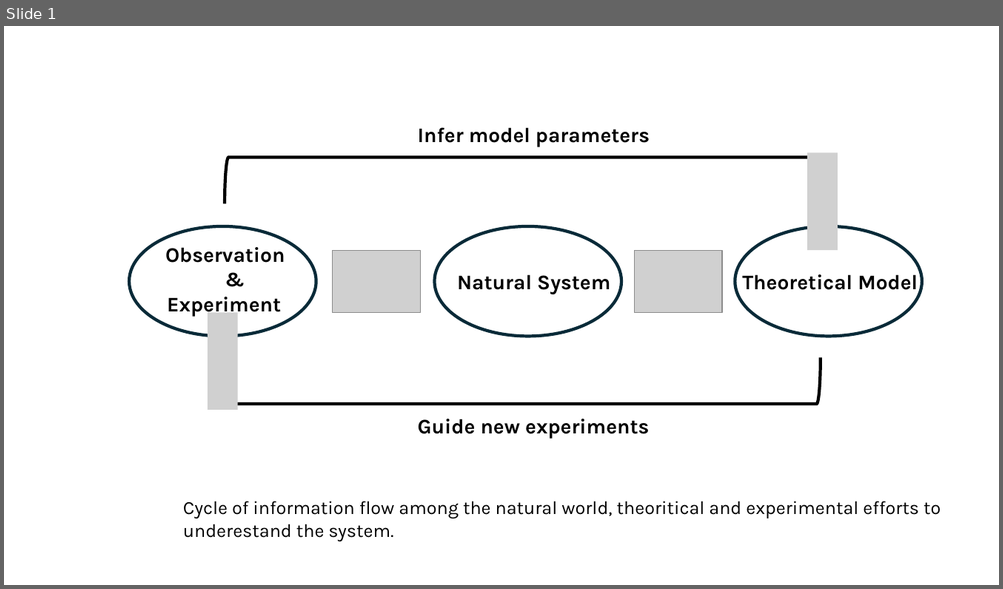
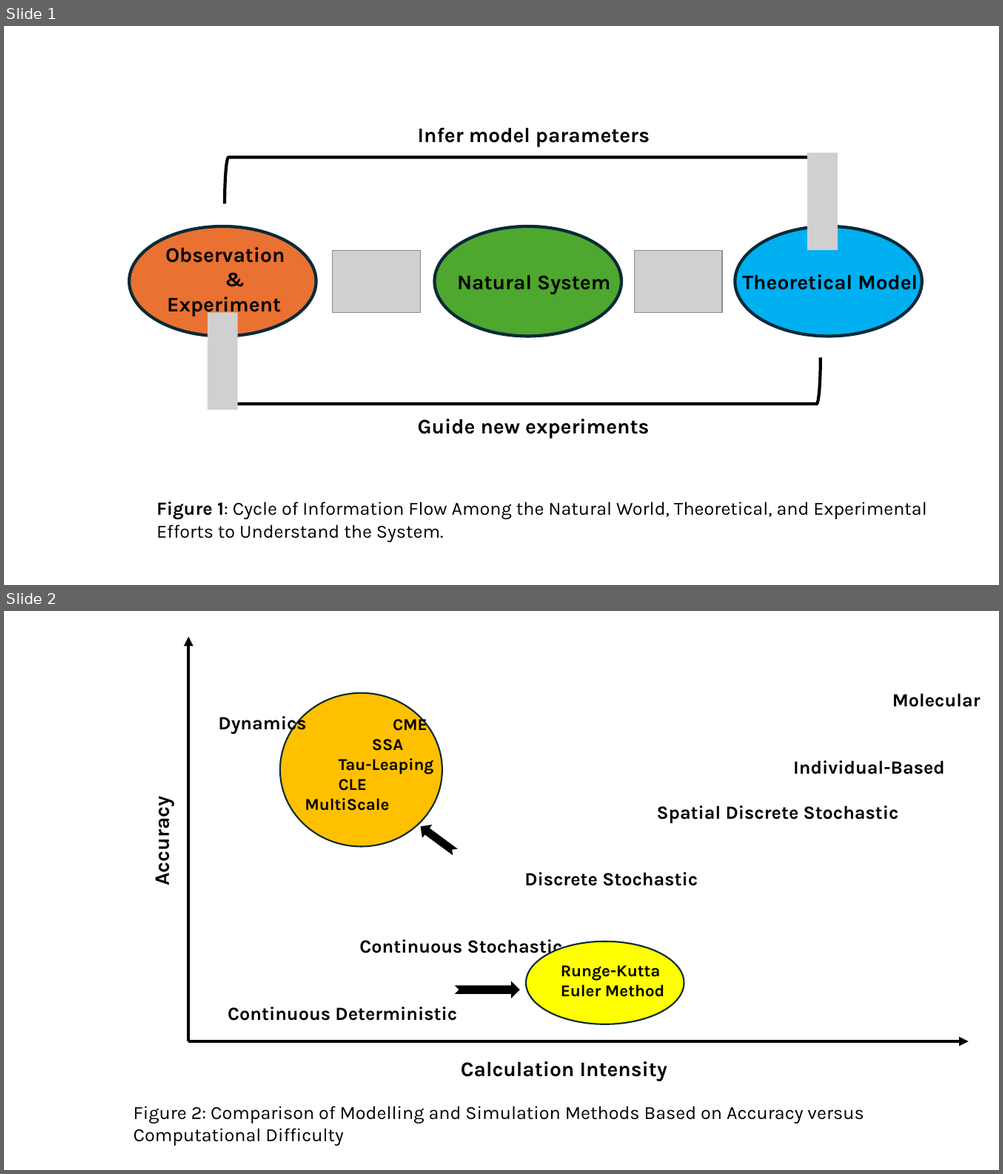
Before and after one commit to LoqmanSamani/biostoch, a slide deck: medium_article.pptx. Shown one above the other, each under a label of ours: slide 1 before the commit, slides 1 and 2 after it. The pictures are 1003x589 and 1003x1174 pixels, drawn with LibreOffice and Linux fonts; fonts in the diff are those of the drawing; grey boxes stand for pictures; background and template pictures are left out. Boxes give left, top, right and bottom in pixels: in the first picture for what was removed or moved away, otherwise in the second. Text is boxed around its words. In the diff, an @@ line names an element or a change of style, - is before the commit and + after.

```diff
--- a/medium_article.pptx
+++ b/medium_article.pptx
@@ slide 2 added at (4, 611, 999, 1170), background #FFFFFF @@
@@ arrow added from (188, 1042) to (188, 636), #000000 3 pt @@
@@ text added at (218, 693, 980, 1021), 18 pt, text #000000, bold @@
+Molecular Dynamics
+Individual-Based
+Spatial Discrete Stochastic
+Discrete Stochastic
+Continuous Stochastic
+Continuous Deterministic
@@ ellipse added at (280, 693, 442, 847), fill #FFC000, outline #092A39 1.5 pt @@
@@ text added at (304, 715, 434, 811), 16 pt, text #000000, bold @@
+CME
+SSA
+Tau-Leaping
+CLE
+MultiScale
@@ text added at (148, 805, 175, 883), 20 pt, text #000000, bold @@
+Accuracy
@@ notched right arrow added at (418, 822, 458, 856), fill #000000, outline #000000 1.5 pt @@
@@ ellipse added at (526, 942, 684, 1025), fill #FFFF00, outline #092A39 1.5 pt @@
@@ text added at (560, 965, 664, 997), 16 pt, text #000000, bold @@
+Runge-Kutta
+Euler Method
@@ notched right arrow added at (457, 983, 519, 997), fill #000000, outline #000000 1.5 pt @@
@@ arrow added from (188, 1042) to (968, 1042), #000000 3 pt @@
@@ text added at (461, 1062, 667, 1082), 20 pt, text #000000, bold @@
+Calculation Intensity
@@ text added at (134, 1106, 863, 1146), 18 pt, text #000000 @@
+Figure 2: Comparison of Modelling and Simulation Methods Based on Accuracy versus Computational Difficulty
@@ slide 1 changed as well @@
@@ ellipse at (129, 227, 316, 336): fill #FFFFFF to #E97132 @@
@@ ellipse at (435, 227, 622, 336): fill #FFFFFF to #4EA72E @@
@@ ellipse at (735, 227, 922, 336): fill #FFFFFF to #00B0F0 @@
@@ text at (156, 502, 926, 543): text changed @@
-Cycle of information flow among the natural world, theoritical and experimental efforts to underestand the system.
+Figure 1: Cycle of Information Flow Among the Natural World, Theoretical, and Experimental Efforts to Understand the System.
```
Also in this commit, not shown: 2 other files.
